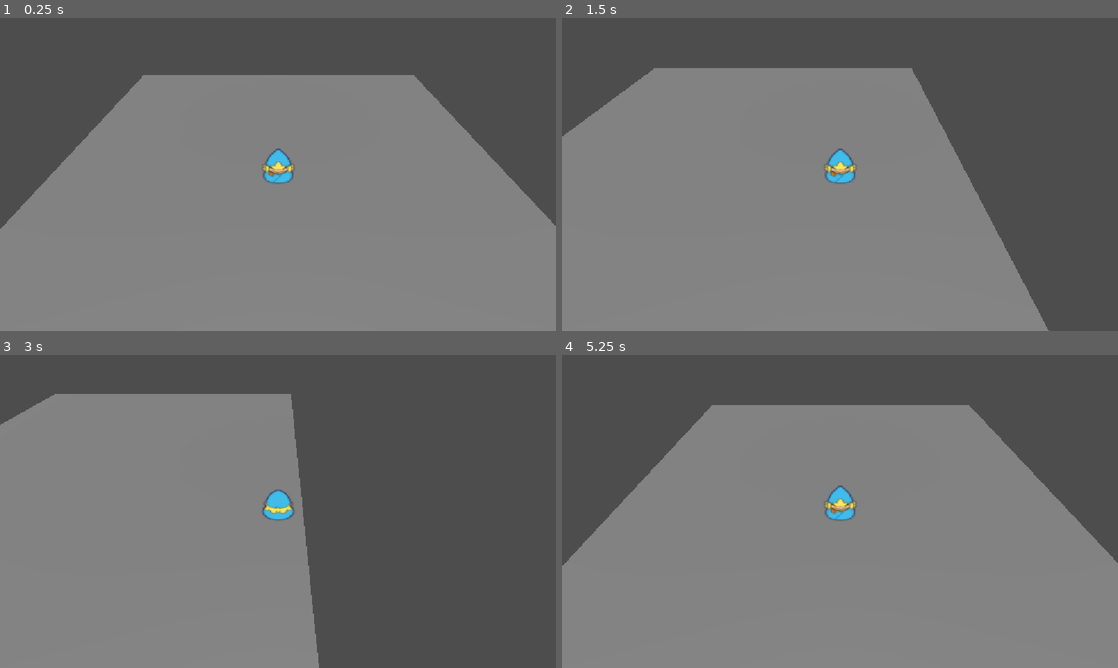
Above: before the commit, frames 1-4 (two rows, left to right).
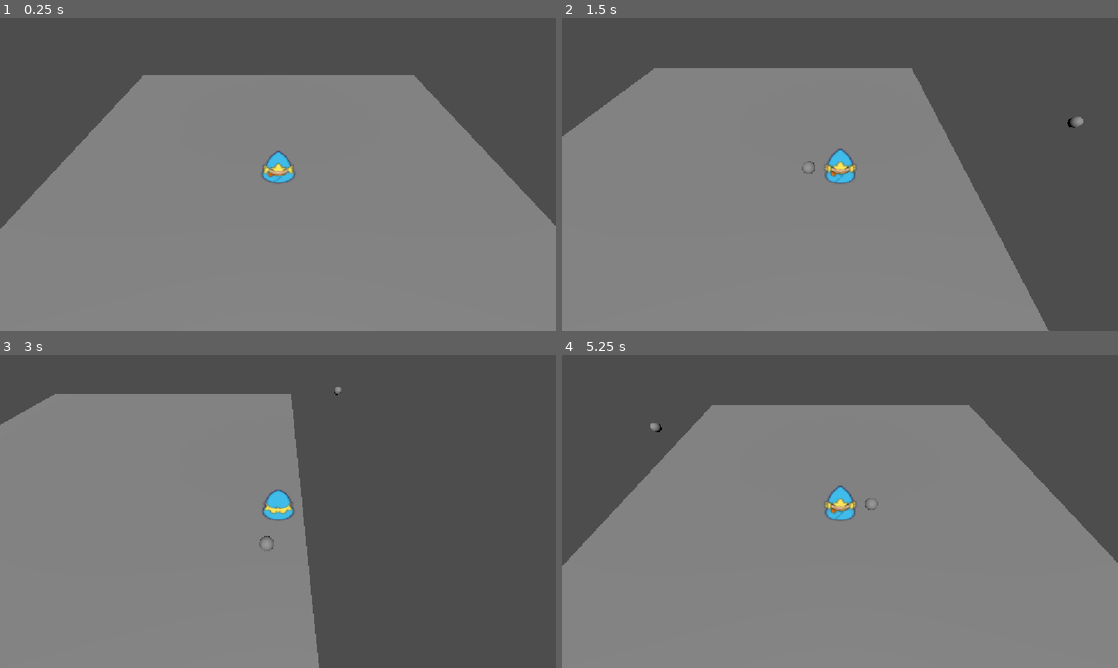
Above: after the commit, the same moments.

Repository: gusrezende/ThePartyOfLosersGodotVer
Game: Godot game, scene res://node_3d.tscn
Two runs of this game, one before a commit and one after it. Both use one fixed random seed, a clock stepped at 60 frames per second and the inputs below. Before the commit the project has no main scene; this scene is started directly in both runs.
Inputs (mouse positions are in pixels of both pictures, inside the frame that each line leads up to):
- Up to frame 1 (0.25 s): no input
- Up to frame 2 (1.5 s): move the mouse to (962, 158) at 0.52 s; hold D (move_right) 0.53-1.28 s; click (962, 158) at 0.67 s; move the mouse to (728, 190) at 1.27 s; hold S (move_back) from 1.28 s (still down); click (728, 190) at 1.42 s
- Up to frame 3 (3 s): move the mouse to (333, 442) at 2.02 s; release S (move_back) at 2.03 s; hold D (move_right) 2.03-2.78 s; click (333, 442) at 2.17 s; move the mouse to (250, 574) at 2.77 s; hold W (move_forward) from 2.78 s (still down); click (250, 574) at 2.92 s
- Up to frame 4 (5.25 s): move the mouse to (1006, 558) at 3.52 s; release W (move_forward) at 3.53 s; hold A (move_left) 3.53-5.03 s; click (1006, 558) at 3.67 s; move the mouse to (673, 464) at 4.27 s; click (673, 464) at 4.42 s; move the mouse to (867, 511) at 5.02 s; hold S (move_back) from 5.03 s (still down); click (867, 511) at 5.17 s

The runs differ from the first frame. In frame 1, 0.3% of the frame differs, in the area x 47-53%, y 41-53%; in frame 2, less than 0.1%; in frame 3, less than 0.1%; in frame 4, less than 0.1%.

Commit message:
Projectile bug fix!

Diff:
--- a/PlayerMage/player.gd
+++ b/PlayerMage/player.gd
@@ -2,35 +2,27 @@
 
 const SPEED = 5.0
 const JUMP_VELOCITY = 4.5
-
 var gravity = ProjectSettings.get_setting("physics/3d/default_gravity")
-
 @onready var sprite: AnimatedSprite3D = $AnimatedSprite3D
+const PROJECTILE_SCENE = preload("res://Projectile/projectile.tscn")
 
 func _physics_process(delta: float) -> void:
-	# Gravidade
 	if not is_on_floor():
 		velocity.y -= gravity * delta
-
-	# Captura input nos dois eixos (gera as 8 direções)
 	var input_dir := Input.get_vector("move_left", "move_right", "move_forward", "move_back")
 	var direction := Vector3(input_dir.x, 0, input_dir.y)
-
 	if direction.length() > 0:
 		direction = direction.normalized()
 		velocity.x = direction.x * SPEED
 		velocity.z = direction.z * SPEED
-
-		update_animation(direction)
+		update_walk_animation(direction)
 	else:
 		velocity.x = move_toward(velocity.x, 0, SPEED)
 		velocity.z = move_toward(velocity.z, 0, SPEED)
-		sprite.stop()
-
+		sprite.play("IdleDown")
 	move_and_slide()
 
-
-func update_animation(direction: Vector3) -> void:
+func update_walk_animation(direction: Vector3) -> void:
 	if abs(direction.x) > abs(direction.z):
 		if direction.x > 0:
 			sprite.play("WalkingRight")
@@ -41,3 +33,47 @@
 			sprite.play("WalkingDown")
 		else:
 			sprite.play("WalkingUp")
+
+func _unhandled_input(event: InputEvent) -> void:
+	if event is InputEventMouseButton and event.pressed and event.button_index == MOUSE_BUTTON_LEFT:
+		print("1 - clique detectado")
+		shoot()
+
+func shoot() -> void:
+	print("2 - entrou no shoot()")
+	var target_point = get_mouse_world_position()
+	print("3 - target_point = ", target_point)
+	if target_point == null:
+		print("saiu: target_point é null")
+		return
+
+	var shoot_direction = (target_point - global_position)
+	shoot_direction.y = 0
+	print("4 - shoot_direction antes de normalizar = ", shoot_direction)
+
+	if shoot_direction.length() == 0:
+		print("saiu: direção é zero, cancelando tiro")
+		return
+
+	shoot_direction = shoot_direction.normalized()
+	print("5 - shoot_direction normalizado = ", shoot_direction)
+
+	var projectile = PROJECTILE_SCENE.instantiate()
+	print("6 - projétil instanciado")
+	get_tree().current_scene.add_child(projectile)
+	print("7 - projétil adicionado à cena")
+	projectile.global_position = global_position + Vector3(0, 0, 0)
+	projectile.launch(shoot_direction)
+	print("8 - launch chamado, tudo certo")
+
+func get_mouse_world_position() -> Variant:
+	var camera = get_viewport().get_camera_3d()
+	if camera == null:
+		print("erro: nenhuma câmera ativa encontrada")
+		return null
+	var mouse_pos = get_viewport().get_mouse_position()
+	var ray_origin = camera.project_ray_origin(mouse_pos)
+	var ray_direction = camera.project_ray_normal(mouse_pos)
+	var ground_plane = Plane(Vector3.UP, global_position.y)
+	var intersection = ground_plane.intersects_ray(ray_origin, ray_direction)
+	return intersection
--- a/PlayerMage/player.tscn
+++ b/PlayerMage/player.tscn
@@ -14,6 +14,17 @@
 
 [sub_resource type="SpriteFrames" id="SpriteFrames_g4v7s"]
 animations = [{
+"frames": [{
+"duration": 3.0,
+"texture": ExtResource("3_nvl01")
+}, {
+"duration": 3.0,
+"texture": ExtResource("2_n7ghd")
+}],
+"loop": 1,
+"name": &"IdleDown",
+"speed": 5.0
+}, {
 "frames": [{
 "duration": 1.0,
 "texture": ExtResource("2_n7ghd")
@@ -68,8 +79,8 @@
 [node name="AnimatedSprite3D" type="AnimatedSprite3D" parent="." unique_id=805599003]
 transform = Transform3D(0.44630253, 0, 0, 0, 0.44630253, 0, 0, 0, 0.44630253, 0, 0, 0)
 sprite_frames = SubResource("SpriteFrames_g4v7s")
-animation = &"WalkingDown"
-frame_progress = 0.77530634
+animation = &"IdleDown"
+frame_progress = 0.10760876
 speed_scale = 2.0
 
 [node name="Camera3D" type="Camera3D" parent="." unique_id=1319799575]
--- /dev/null
+++ b/Projectile/projectile.gd
@@ -0,0 +1,21 @@
+extends Area3D
+
+const SPEED = 15.0
+const LIFETIME = 3.0  # segundos até desaparecer sozinho
+
+var direction := Vector3.ZERO
+
+func _ready() -> void:
+	# Destrói o projétil sozinho depois de alguns segundos, caso não acerte nada
+	await get_tree().create_timer(LIFETIME).timeout
+	queue_free()
+
+func _physics_process(delta: float) -> void:
+	global_position += direction * SPEED * delta
+
+func launch(dir: Vector3) -> void:
+	direction = dir.normalized()
+
+func _on_body_entered(body: Node3D) -> void:
+	# Aqui depois você pode aplicar dano, tocar efeito, etc.
+	queue_free()
--- /dev/null
+++ b/Projectile/projectile.tscn
@@ -0,0 +1,19 @@
+[gd_scene format=3 uid="uid://dol1xk3qlyndh"]
+
+[ext_resource type="Script" uid="uid://cj3r0w6n1erdd" path="res://Projectile/projectile.gd" id="1_08sw2"]
+
+[sub_resource type="SphereShape3D" id="SphereShape3D_g4v7s"]
+radius = 0.3316654
+
+[sub_resource type="SphereMesh" id="SphereMesh_g4v7s"]
+
+[node name="projectile" type="Area3D" unique_id=1648465211]
+script = ExtResource("1_08sw2")
+
+[node name="CollisionShape3D" type="CollisionShape3D" parent="." unique_id=1282382457]
+transform = Transform3D(2, 0, 0, 0, 2, 0, 0, 0, 2, 0, 0, 0)
+shape = SubResource("SphereShape3D_g4v7s")
+
+[node name="MeshInstance3D" type="MeshInstance3D" parent="." unique_id=2043995293]
+transform = Transform3D(0.40430897, 0, 0, 0, 0.40430897, 0, 0, 0, 0.40430897, 0, 0, 0)
+mesh = SubResource("SphereMesh_g4v7s")
--- a/project.godot
+++ b/project.godot
@@ -11,6 +11,7 @@
 [application]
 
 config/name="The Party Of Losers"
+run/main_scene="uid://c83x7dkm72opm"
 config/features=PackedStringArray("4.7", "Forward Plus")
 config/icon="res://icon.svg"
 
Not shown, added: Projectile/projectile.gd.uid
